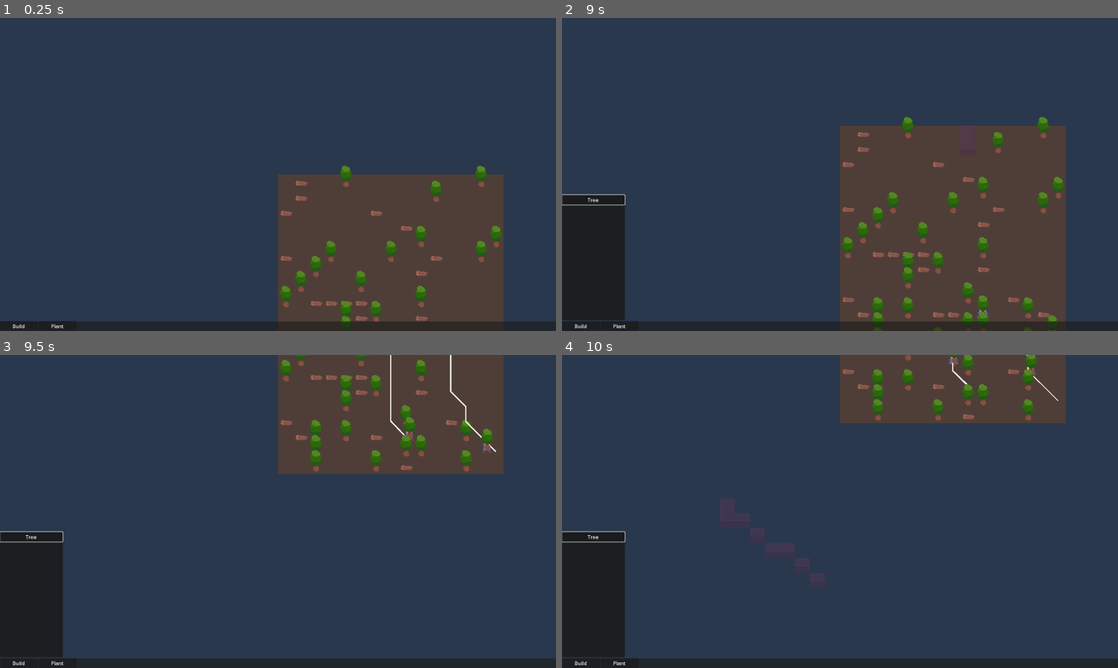
Above: before the commit, frames 1-4 (two rows, left to right).
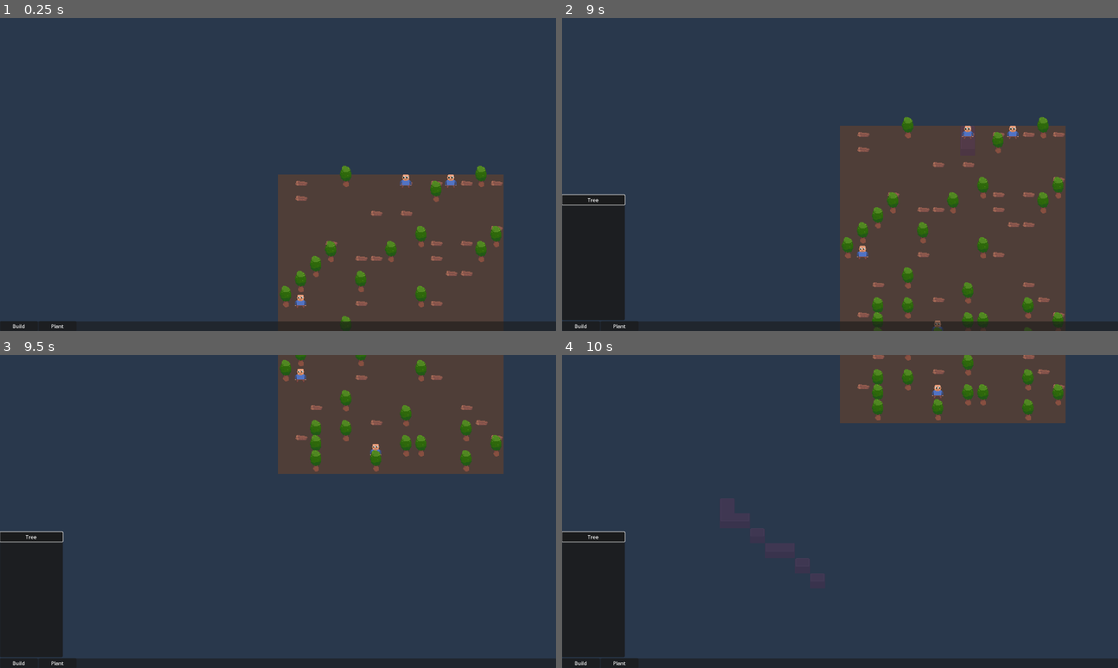
Above: after the commit, the same moments.

Repository: speakk/gnome_village
Game: Godot game, scene res://main.tscn
The game is run twice, just before and just after one commit, with the same random seed, the same clock (stepped at 60 frames per second) and the same inputs.
Inputs (mouse positions are in pixels of both pictures, inside the frame that each line leads up to):
- Up to frame 1 (0.25 s): no input
- Up to frame 2 (9 s): click "Build" at 0.5 s; click "Plant" at 1.25 s; click "Tree" at 2 s; click "Build" at 2.75 s; click "Wall" at 3.5 s; click "Plant" at 4.25 s; click "Tree" at 5 s; click "Build" at 5.75 s; click "Wall" at 6.5 s; click "Plant" at 7.25 s; click "Tree" at 8 s; tap Enter at 8.75 s; move the mouse to (962, 158) at 8.77 s; hold S (pan_camera_down) from 8.78 s (still down); click (962, 158) at 8.92 s
- Up to frame 3 (9.5 s): keep holding S (pan_camera_down)
- Up to frame 4 (10 s): release S (pan_camera_down) at 9.5 s; drag from (728, 527) to (812, 574) at 9.52 s

The runs differ from the first frame. In frame 1, 0.9% of the frame differs, in the area x 50-91%, y 50-98%; in frame 2, 1.3%, in the area x 50-91%, y 34-100%; in frame 3, 1.1%; in frame 4, 0.5%.

Commit message:
Fix checking for solids OR blueprints when placing blueprints

Diff:
--- a/MainMap.gd
+++ b/MainMap.gd
@@ -46,12 +46,11 @@
 func _process(delta: float) -> void:
 	if is_mouse_pressed:
 		var tile_position: Vector2i = local_to_map(get_local_mouse_position())
-		var source_id := get_cell_source_id(Layers.Building, tile_position)
-		var source_id2 := get_cell_source_id(Layers.Blueprint, tile_position)
+		var source_id := get_cell_source_id(Layers.Blueprint, tile_position)
 
 	# 	TODO: Instead of this, keep a proper x-y map of entities so you don't have to rely on tile_data
 		#if source_id < 0 and source_id2 < 0:
-		if not PathFinder.is_position_solid(tile_position):
+		if not PathFinder.is_position_solid(tile_position) and source_id < 0:
 			#set_cell(Layers.Blueprint, tile_position, tile_set.get_source_id(1), Vector2i(1, 0))
 			set_cells_terrain_connect(Layers.Blueprint, [tile_position], 0, 0)
 
--- a/main.gd
+++ b/main.gd
@@ -7,11 +7,6 @@
 	var test_divider := 1
 	var map_size_real_x := MainMap.MAP_SIZE_X * 24 / test_divider
 	var map_size_real_y := MainMap.MAP_SIZE_Y * 24 / test_divider
-
-	for i in 2:
-		var settler := SETTLER.instantiate()
-		settler.global_position = Vector2(randf_range(0, map_size_real_x), randf_range(0, map_size_real_y))
-		add_child(settler)
 
 	var item_types: Array[Items.Id] = [Items.Id.Wood]
 
@@ -24,6 +19,8 @@
 			item_on_ground.global_position = quantized_position
 			add_child(item_on_ground)
 
+	await get_tree().physics_frame
+
 	for i in 30:
 		var random_position := Vector2(randf_range(0, map_size_real_x), randf_range(0, map_size_real_y))
 		var grid_position := Globals.get_map().global_position_to_coordinate(random_position)
@@ -32,3 +29,17 @@
 			var item_on_ground := (ITEM_ON_GROUND.instantiate() as ItemOnGround).initialize(Items.Id.Wood)
 			item_on_ground.global_position = quantized_position
 			add_child(item_on_ground)
+
+	var settlers_to_place := 4
+	var attempts := 400
+	for i in attempts:
+		var random_position := Vector2(randf_range(0, map_size_real_x), randf_range(0, map_size_real_y))
+		var grid_position := Globals.get_map().global_position_to_coordinate(random_position)
+		var quantized_position := Globals.get_map().coordinate_to_global_position(grid_position)
+		if not PathFinder.is_position_solid(grid_position):
+			var settler := SETTLER.instantiate()
+			settler.global_position = quantized_position
+			add_child(settler)
+			settlers_to_place -= 1
+			if settlers_to_place <= 0:
+				break
--- a/settler/settler.tscn
+++ b/settler/settler.tscn
@@ -1,9 +1,8 @@
-[gd_scene load_steps=9 format=3 uid="uid://b1no50g6cjkhd"]
+[gd_scene load_steps=8 format=3 uid="uid://b1no50g6cjkhd"]
 
 [ext_resource type="Script" path="res://settler/settler.gd" id="1_ghp1u"]
 [ext_resource type="Texture2D" uid="uid://bgdpno3b05m2g" path="res://assets/settler.png" id="1_ryuwt"]
 [ext_resource type="Script" path="res://components/Inventory.gd" id="3_h7kst"]
-[ext_resource type="Texture2D" uid="uid://dbembrglpom0n" path="res://assets/tree.png" id="4_t22x3"]
 
 [sub_resource type="Animation" id="Animation_tnvni"]
 length = 0.001
@@ -77,7 +76,3 @@
 
 [node name="Line2D" type="Line2D" parent="."]
 width = 2.0
-
-[node name="Sprite2D" type="Sprite2D" parent="."]
-texture = ExtResource("4_t22x3")
-offset = Vector2(0, -15)
